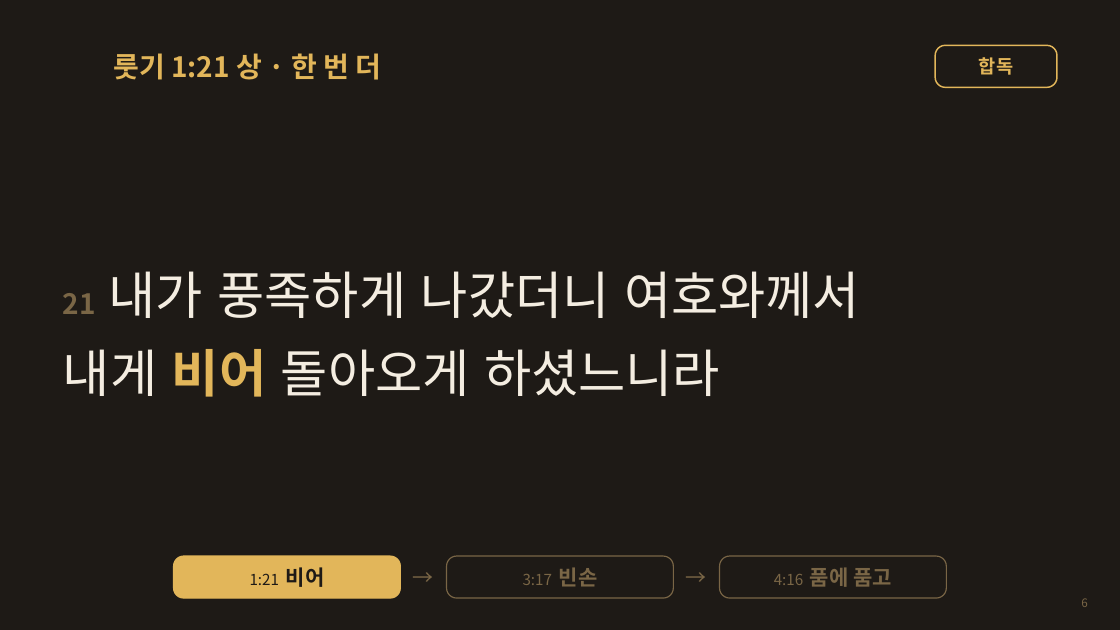
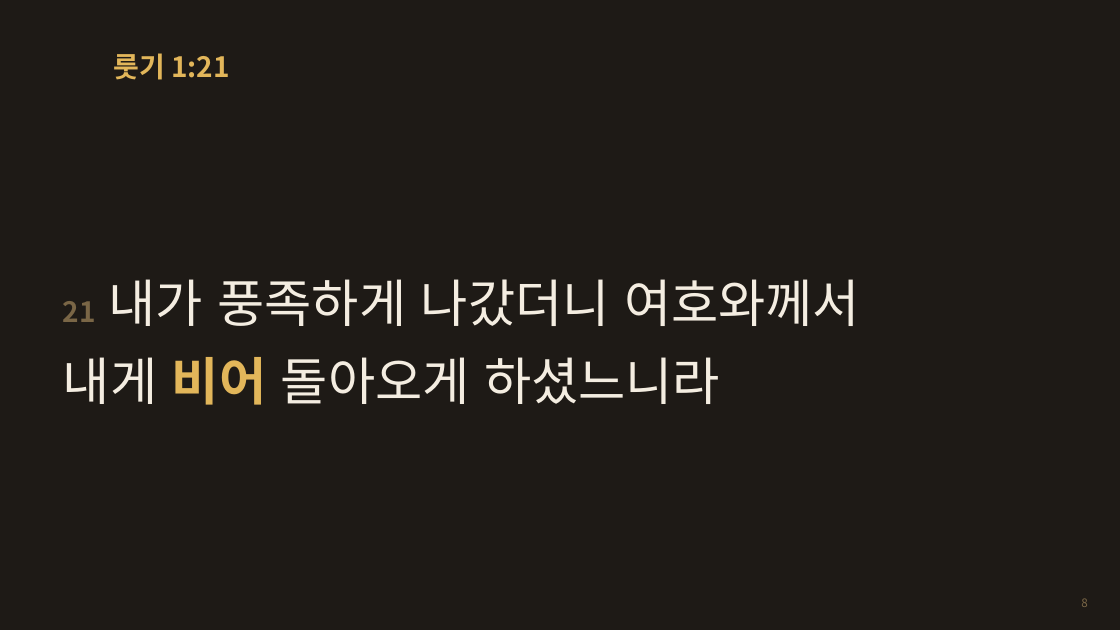
Before and after one commit to chleesarang/cys-terminal-javis, a slide deck: slide 8 of docs/sermons/ruth-naomi-hapdok.pptx (slide 6 before the commit). Drawn at 1120x630 pixels with LibreOffice and Linux fonts; fonts in the diff are those of the drawing; background and template pictures are left out. Boxes give left, top, right and bottom in pixels: in the first picture for what was removed or moved away, otherwise in the second. Text is boxed around its words. In the diff, an @@ line names an element or a change of style, - is before the commit and + after.

```diff
--- a/docs/sermons/ruth-naomi-hapdok.pptx
+++ b/docs/sermons/ruth-naomi-hapdok.pptx
@@ title at bbox=[113, 53, 230, 80]: text changed @@
-룻기 1:21 상 · 한 번 더
+룻기 1:21
@@ rounded rectangle removed at bbox=[935, 45, 1057, 87] @@
-합독
@@ text "21 내가 풍족하게 나갔더니 여호와께서": place and size @@
-text "21 내가 풍족하게 나갔더니 여호와께서" at bbox=[63, 271, 860, 397]
+text "21 내가 풍족하게 나갔더니 여호와께서" at bbox=[63, 279, 860, 405]
@@ rounded rectangle removed at bbox=[174, 556, 401, 598] @@
-1:21 비어
@@ text removed at bbox=[401, 556, 447, 598] @@
-→
@@ rounded rectangle removed at bbox=[447, 556, 674, 598] @@
-3:17 빈손
@@ text removed at bbox=[674, 556, 720, 598] @@
-→
@@ rounded rectangle removed at bbox=[720, 556, 947, 598] @@
-4:16 품에 품고
```
Also in this commit, not shown: 37 other slides changed, 7 slides added, 2 slides removed, 2 other files.
